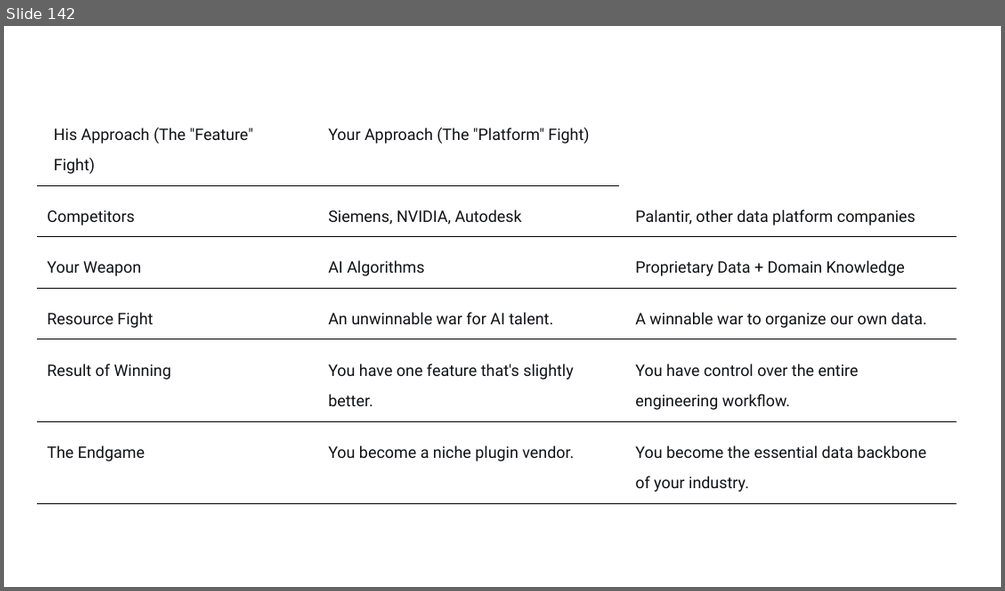
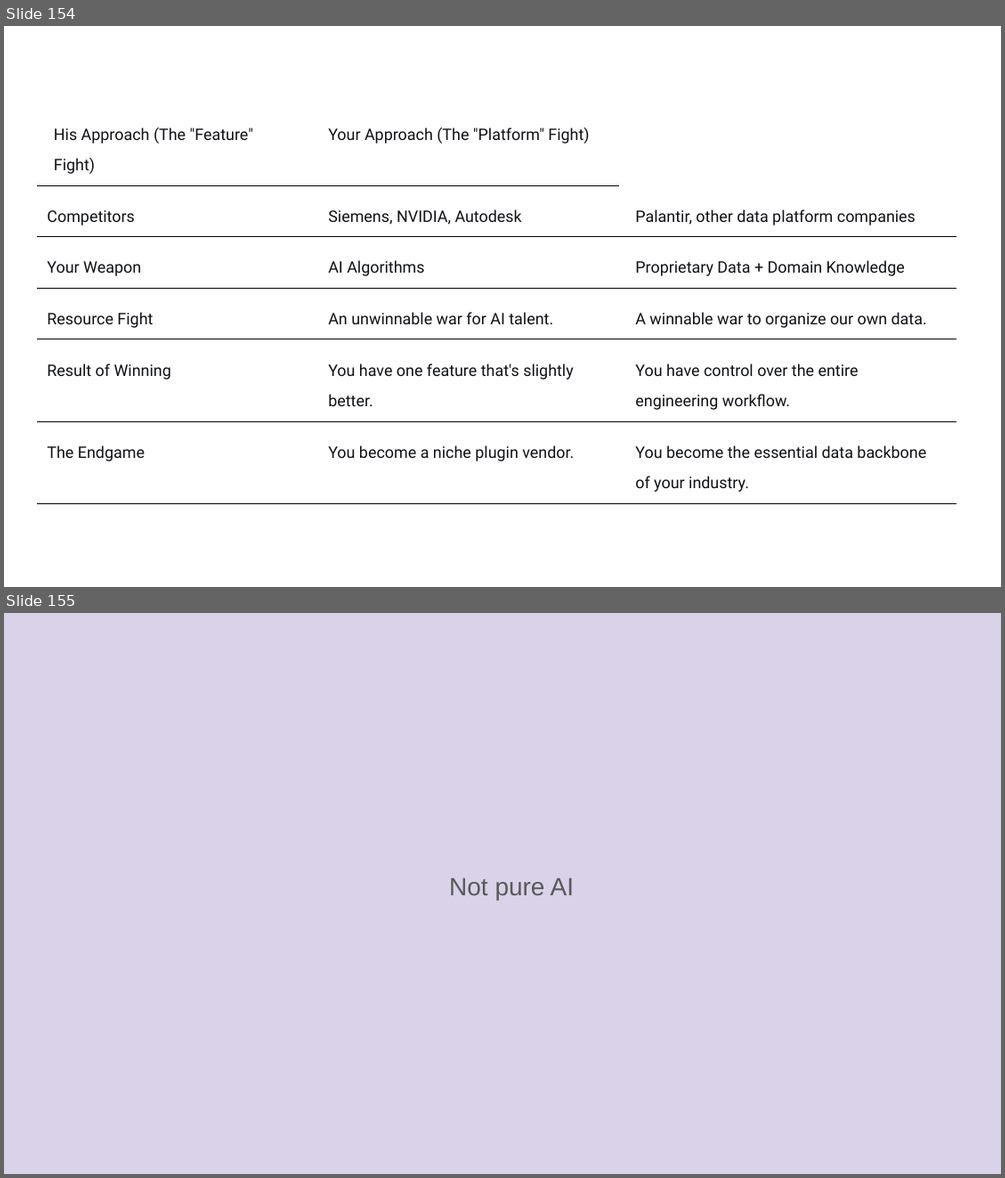
Before and after one commit to victoryapcheeann/random, a slide deck: Presentation.pptx. Shown one above the other, each under a label of ours: slide 142 before the commit, slides 154 and 155 after it. The pictures are 1005x591 and 1005x1178 pixels, drawn with LibreOffice and Linux fonts; fonts in the diff are those of the drawing. Boxes give left, top, right and bottom in pixels: in the first picture for what was removed or moved away, otherwise in the second. Text is boxed around its words. In the diff, an @@ line names an element or a change of style, - is before the commit and + after.

```diff
--- a/Presentation.pptx
+++ b/Presentation.pptx
@@ slide 155 added at bbox=[4, 613, 1001, 1174], background #D9D2E9 @@
@@ text added at bbox=[449, 878, 574, 900], 18 pt, text #595959 @@
+Not pure AI
@@ what was slide 142 is now slide 154 @@
```
Also in this commit, not shown: 24 other slides added, 4 slides removed.
